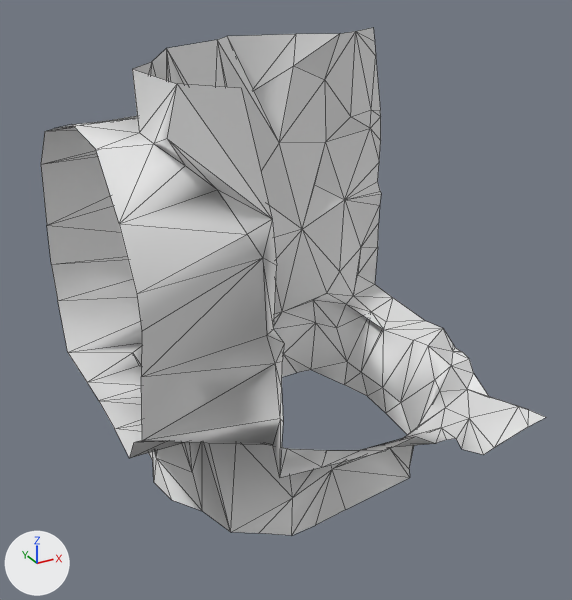
A saved change to the glTF model Rogue-Robots/Assets/Models/ModularBlocks/CornerFloor1Replacer5_Col.gltf.
Before and after are seen from a camera (50 mm lens) standing at (-4.39, -8.34, 5.99) and looking at (-0.17, -0.66, 2.16). Lighting does not change. The marker at lower left points along +X, +Y and +Z. Mesh edges are drawn as thin lines. Vertices at the same position are counted once.

Objects in the first picture: 'CornerFloor1Replacer5_Col'.
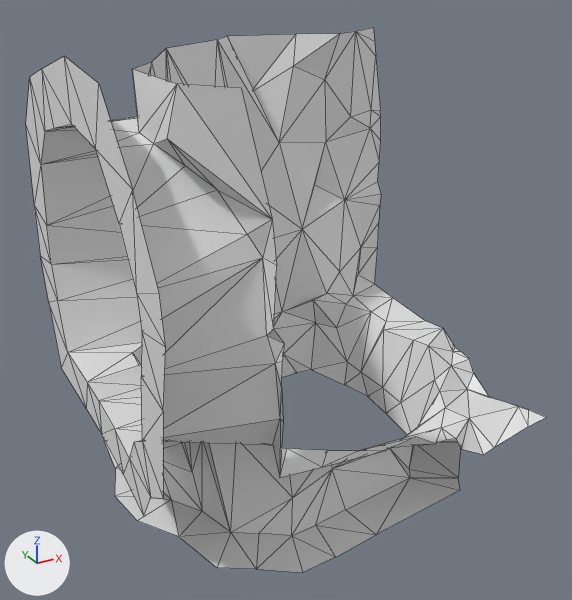
The change, as a list of edits to the scene's bpy script:
```text
Change me_scene_004:
    used by ob_cornerfloor1replacer5_col; location = (0.0, 0.0, 0.0)
    remove me_scene_004.from_pydata(...)  # 200 vertices, 311 faces; spans x -2.5..2.5, y -2.5..1.59, z 0.0..5.0
    add me_scene_004.from_pydata(...)  # 241 vertices, 390 faces; spans x -2.5..2.5, y -2.9..1.79, z 0.0..5.11
    me_scene_004 part 1: 1 vertex removed from x 2.5, y -0.91, z 0.89; 43 vertices added at x -2.5..2.15, y -2.9..1.79, z 0.0..5.11
    me_scene_004 part 2: the surface is now shaded flat
```

Pixel boxes (x1, y1, x2, y2) of what changed, in the pictures (572 x 600 px):
'CornerFloor1Replacer5_Col', reshaped (7% taller): before (41, 28, 546, 535); after (26, 28, 546, 573)
part 1 of me_scene_004, built on: before (454, 351, 468, 358); after (26, 56, 461, 573)
